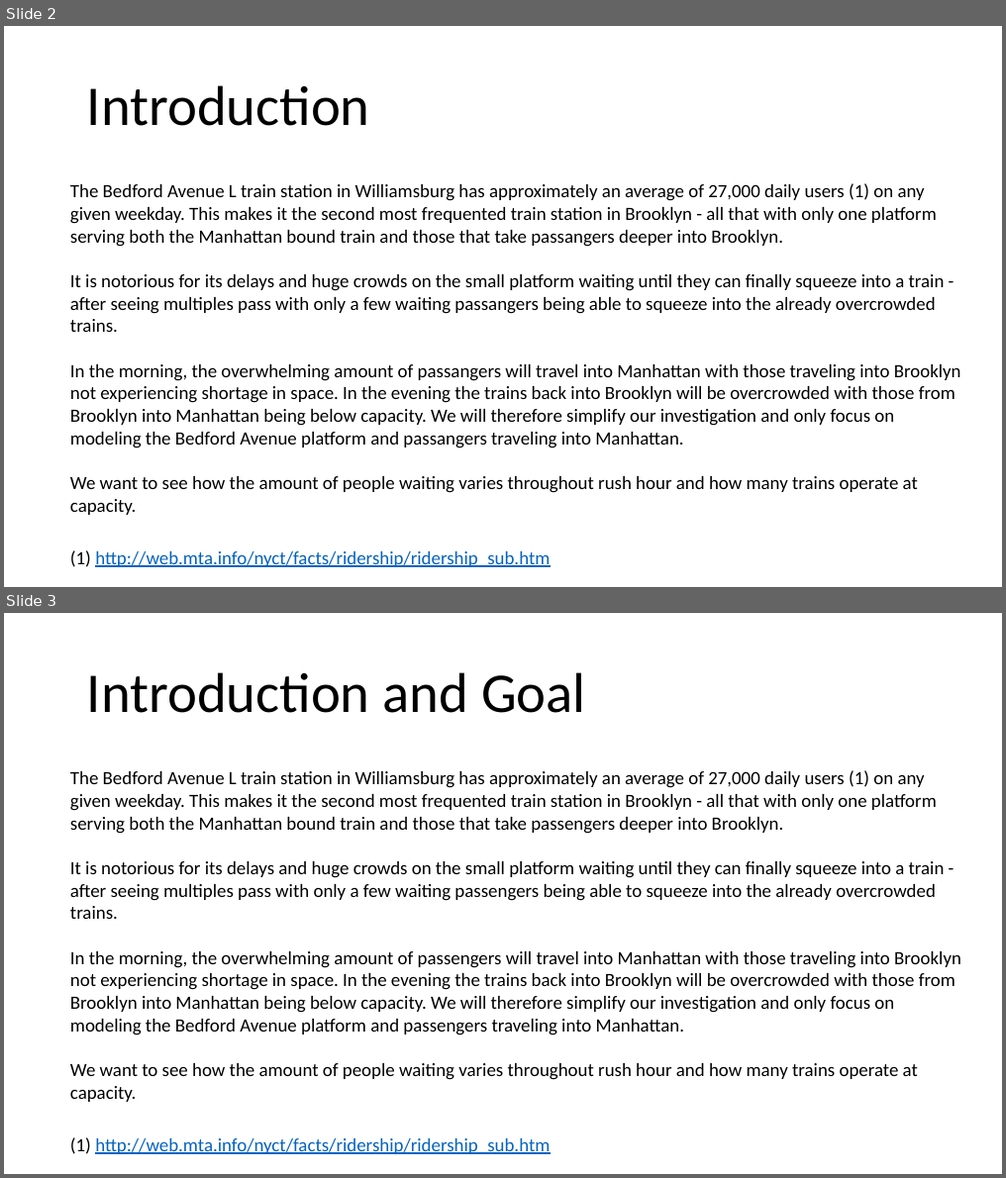
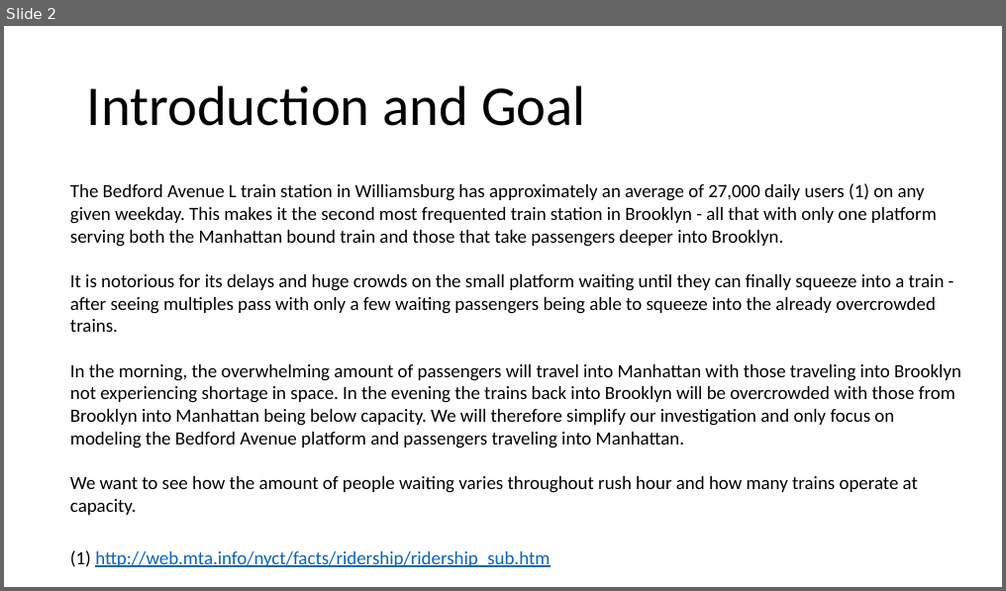
Before and after one commit to ManolisManoli/Data604_Sim-Mod, a slide deck: Final_Project/ManolisManoli_FinalProject_Data604.pptx. Shown one above the other, each under a label of ours: slides 2 and 3 before the commit, slide 2 after it. The pictures are 1006x1178 and 1006x591 pixels, drawn with LibreOffice and Linux fonts; fonts in the diff are those of the drawing. Boxes give left, top, right and bottom in pixels: in the first picture for what was removed or moved away, otherwise in the second. Text is boxed around its words. In the diff, an @@ line names an element or a change of style, - is before the commit and + after.

```diff
--- a/Final_Project/ManolisManoli_FinalProject_Data604.pptx
+++ b/Final_Project/ManolisManoli_FinalProject_Data604.pptx
@@ slide 2 removed at bbox=[4, 26, 1002, 587], background #FFFFFF @@
@@ text removed at bbox=[87, 85, 370, 126] @@
-Introduction
@@ text removed at bbox=[70, 183, 961, 515] @@
-The Bedford Avenue L train station in Williamsburg has approximately an average of 27,000 daily users (1) on any given weekday. This makes it the second most frequented train station in Brooklyn - all that with only one platform serving both the Manhattan bound train and those that take passangers deeper into Brooklyn.
-It is notorious for its delays and huge crowds on the small platform waiting until they can finally squeeze into a train - after seeing multiples pass with only a few waiting passangers being able to squeeze into the already overcrowded trains.
-In the morning, the overwhelming amount of passangers will travel into Manhattan with those traveling into Brooklyn not experiencing shortage in space. In the evening the trains back into Brooklyn will be overcrowded with those from Brooklyn into Manhattan being below capacity. We will therefore simplify our investigation and only focus on modeling the Bedford Avenue platform and passangers traveling into Manhattan.
-We want to see how the amount of people waiting varies throughout rush hour and how many trains operate at capacity.
@@ text removed at bbox=[70, 551, 549, 568] @@
-(1) http://web.mta.info/nyct/facts/ridership/ridership_sub.htm
@@ what was slide 3 is now slide 2 @@
```
Also in this commit, not shown: 2 slides changed, 11 slides added.
